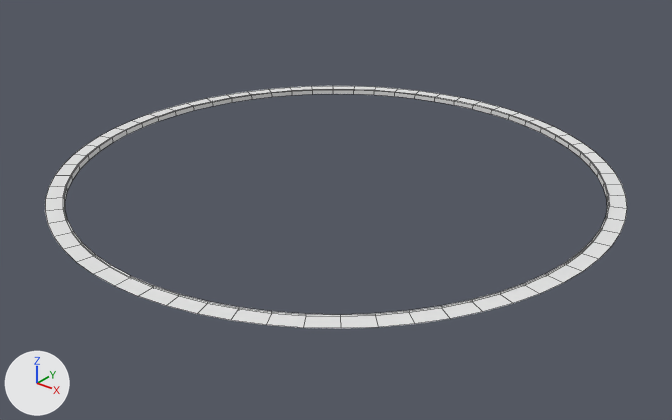
Renders of the Blender file Modelli_Finali/Altro/Muro.blend from each side of a commit.
Camera for both pictures: a 50 mm lens placed at (303.0, -378.0, 215.0), pointed at (5.0, -7.0, -16.0). Arrows for +X, +Y and +Z are at lower left; the lights stay in place. Mesh edges are drawn as thin lines. Materials are left out; every surface is plain grey.

The scene before the commit, as lines of its bpy script (objects in view):
```python
me_sphere = bpy.data.meshes.new('Sphere')
me_sphere.from_pydata(...)  # 87 vertices, 64 faces, 3 loose edges; spans x -317.0..0.0, y 0.0..317.0, z 0.0..7.0
me_sphere.materials.append(mat_material_001)
ob_muro = bpy.data.objects.new('Muro', me_sphere)
ob_muro.location = (0.0, 0.0, 0.0)
ob_muro.scale = (0.501, 0.501, 0.501)
_m = ob_muro.modifiers.new('Mirror', 'MIRROR')
_m.use_axis = (True, True, False)
```
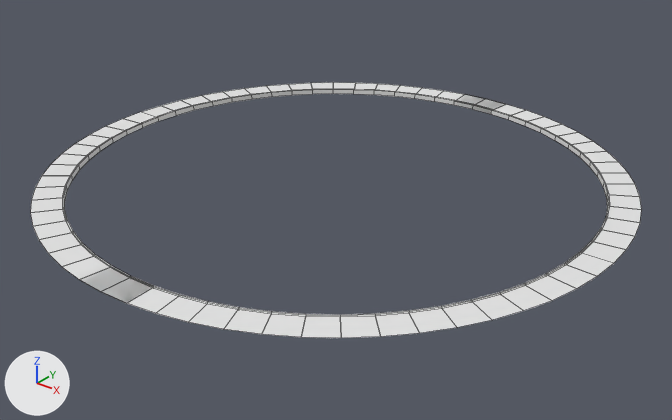
Diff of the bpy script that builds the scene:
```diff
--- a/Modelli_Finali/Altro/Muro.blend.py
+++ b/Modelli_Finali/Altro/Muro.blend.py
@@ me_sphere @@
 # used by ob_muro; location = (0.0, 0.0, 0.0); scale = (0.501, 0.501, 0.501)
-me_sphere.from_pydata(...)  # 87 vertices, 64 faces, 3 loose edges; spans x -317.0..0.0, y 0.0..317.0, z 0.0..7.0
+me_sphere.from_pydata(...)  # 138 vertices, 68 faces; spans x -16.0..166.0, y 0.0..166.0, z 0.0..3.0
+# me_sphere part 1
+# 138 vertices are added at x -16.0..166.0, y 0.0..166.0, z 0.0..3.0
+# 68 new faces join them
@@ ob_muro @@
 ob_muro.location = (0.0, 0.0, 0.0)
-ob_muro.scale = (0.501, 0.501, 0.501)
 _m = ob_muro.modifiers.new('Mirror', 'MIRROR')
```

Pixel boxes (x1, y1, x2, y2) of what changed, in the pictures (672 x 420 px):
'Muro', reshaped, rescaled
    before: (45, 86, 627, 328)
    after: (31, 82, 642, 338)
part 1 of me_sphere, added
    after: (31, 82, 642, 338)
